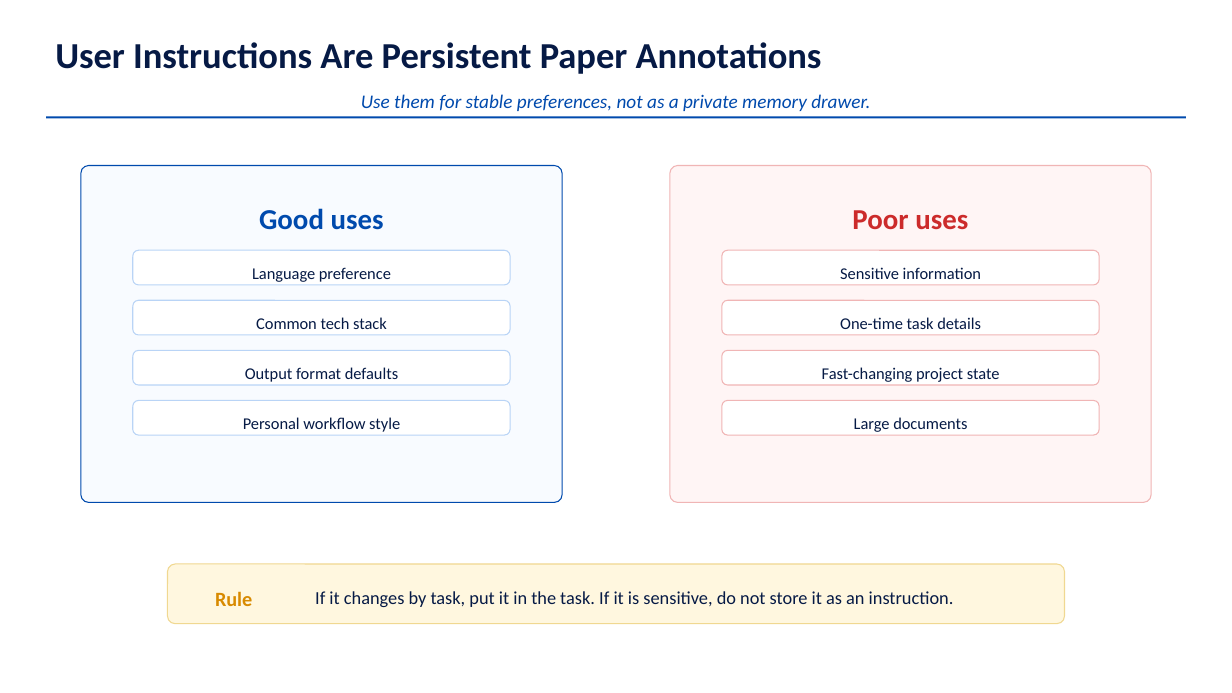
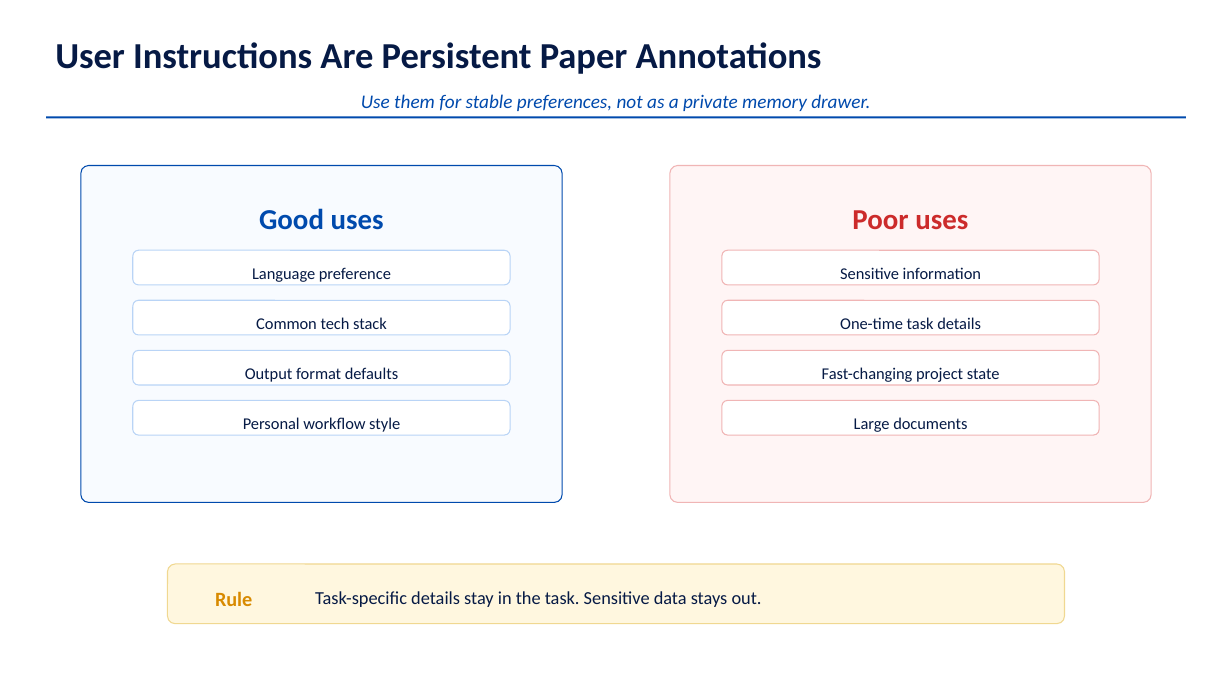
Before and after one commit to chinawrj/AIFing, a slide deck: slide 5 of decks/lesson-02-harness-engineering.pptx. Drawn at 1232x693 pixels with LibreOffice and Linux fonts; fonts in the diff are those of the drawing. Boxes give left, top, right and bottom in pixels: in the first picture for what was removed or moved away, otherwise in the second. Text is boxed around its words. In the diff, an @@ line names an element or a change of style, - is before the commit and + after.

```diff
--- a/decks/lesson-02-harness-engineering.pptx
+++ b/decks/lesson-02-harness-engineering.pptx
@@ text at [315,591,762,607]: text changed @@
-If it changes by task, put it in the task. If it is sensitive, do not store it as an instruction.
+Task-specific details stay in the task. Sensitive data stays out.
```
Also in this commit, not shown: 5 other slides changed, 3 slides added, 3 slides removed, 15 other files.
